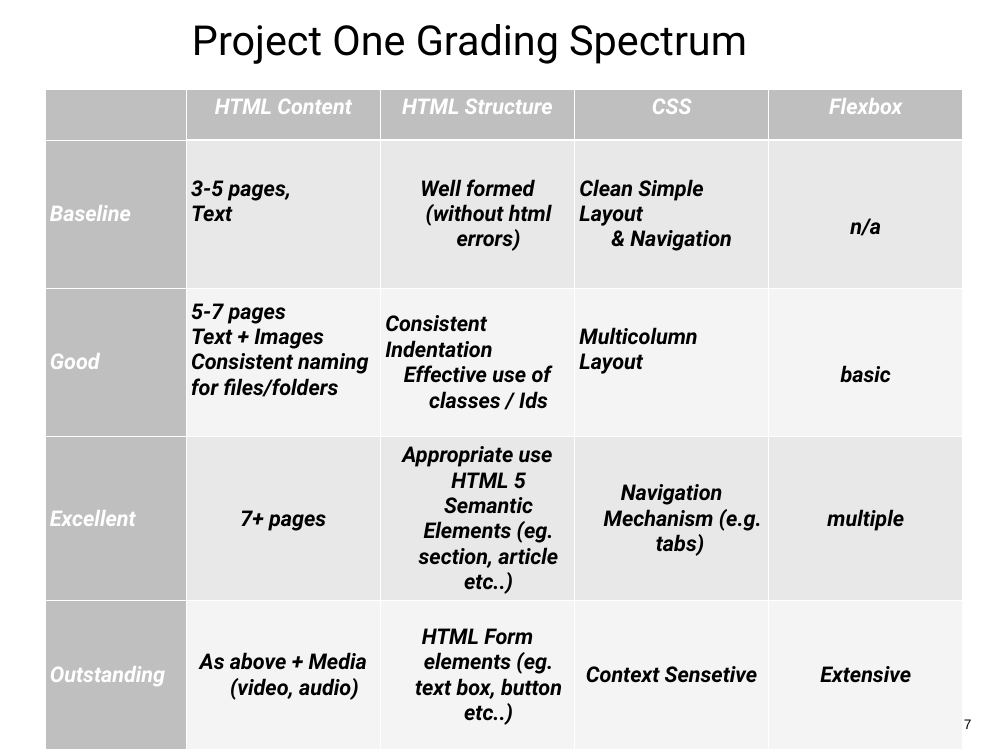
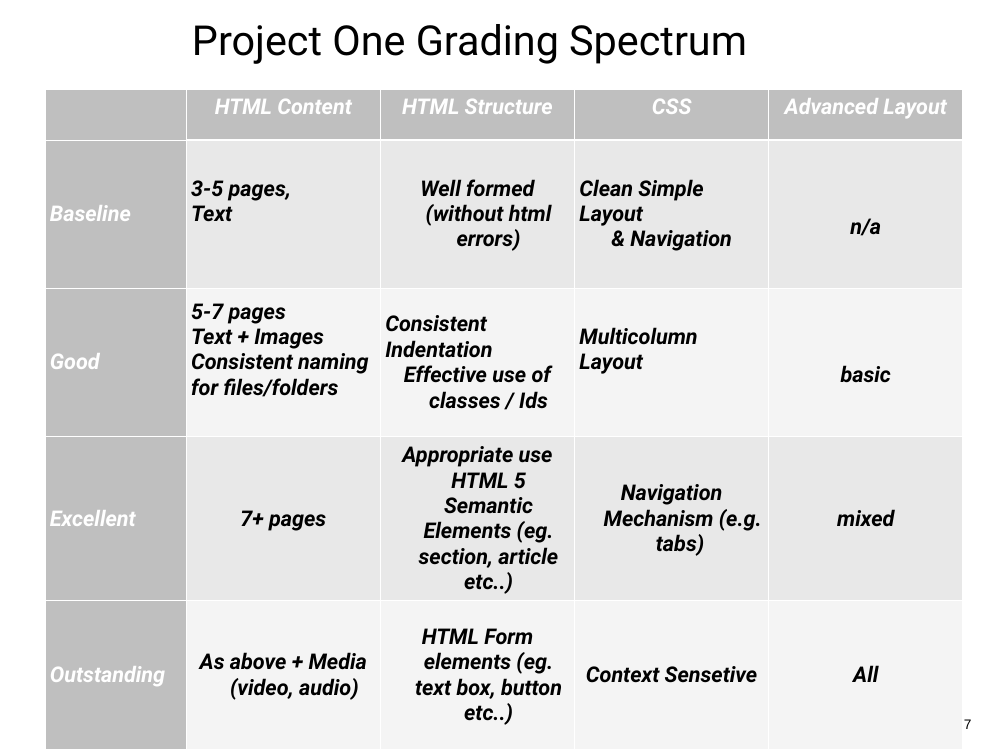
Before and after one commit to wit-web-dev-2015/web-dev-1, a slide deck: slide 7 of topic03/talk-4/c-project-1.pptx. Drawn at 1008x756 pixels with LibreOffice and Linux fonts; fonts in the diff are those of the drawing. Boxes give left, top, right and bottom in pixels: in the first picture for what was removed or moved away, otherwise in the second. Text is boxed around its words. In the diff, an @@ line names an element or a change of style, - is before the commit and + after.

Commit message:
updated project spec

```diff
--- a/topic03/talk-4/c-project-1.pptx
+++ b/topic03/talk-4/c-project-1.pptx
@@ table at [45,89,963,756] @@
-row 1, column 5: Flexbox
+row 1, column 5: Advanced Layout
-row 4, column 5: multiple
+row 4, column 5: mixed
-row 5, column 5: Extensive
+row 5, column 5: All
```
Also in this commit, not shown: 1 other file.
